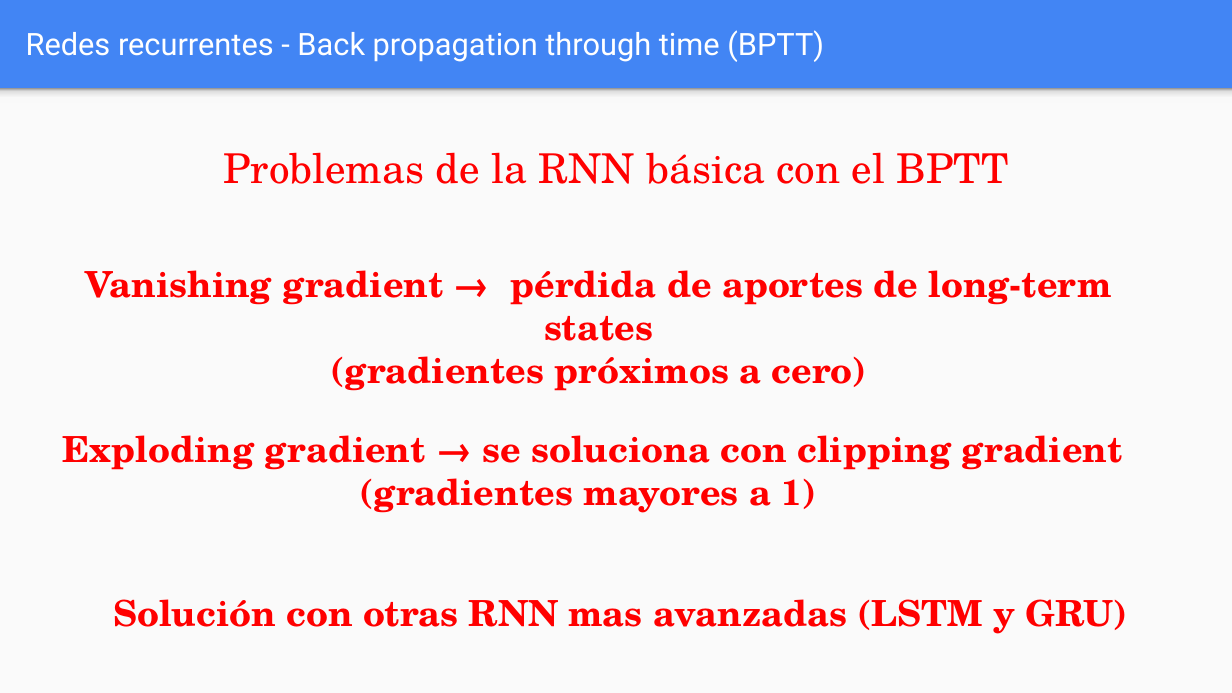
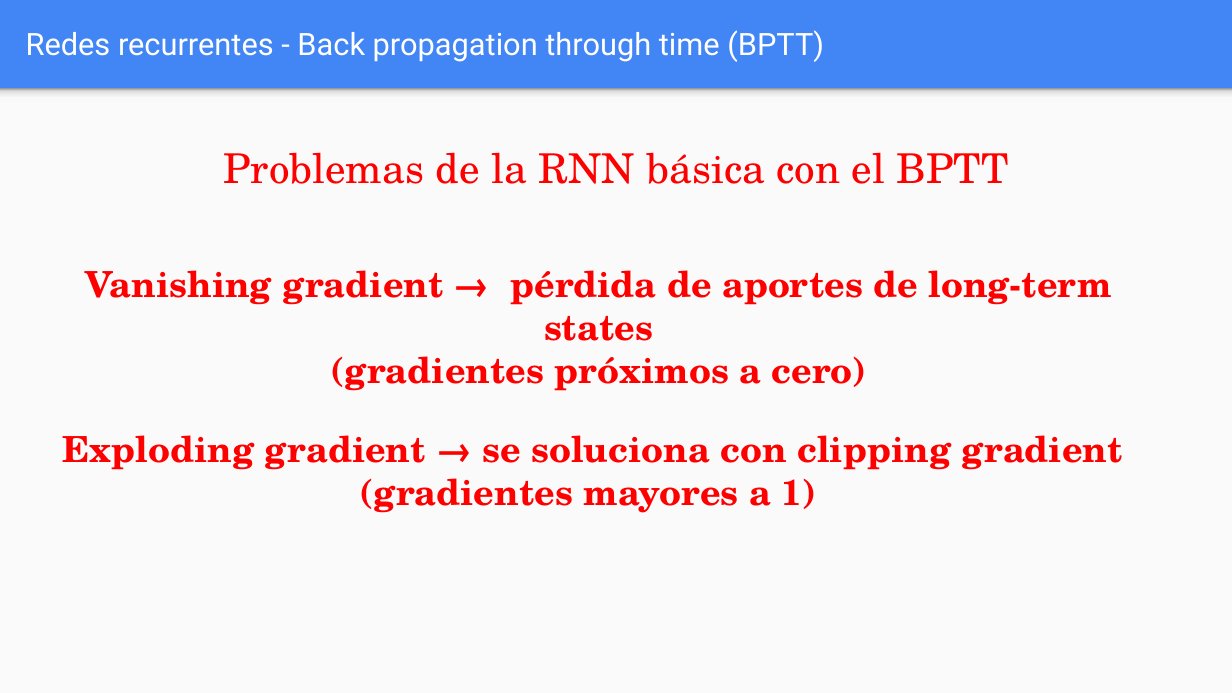
Before and after one commit to FIUBA-Posgrado-Inteligencia-Artificial/aprendizaje_profundo, a slide deck: slide 22 of clase_6/teoria/Clase_6.pptx. Drawn at 1232x693 pixels with LibreOffice and Linux fonts; fonts in the diff are those of the drawing. Boxes give left, top, right and bottom in pixels: in the first picture for what was removed or moved away, otherwise in the second. Text is boxed around its words. In the diff, an @@ line names an element or a change of style, - is before the commit and + after.

```diff
--- a/clase_6/teoria/Clase_6.pptx
+++ b/clase_6/teoria/Clase_6.pptx
@@ text removed at box(113, 599, 1127, 634) @@
-Solución con otras RNN mas avanzadas (LSTM y GRU)
```
Also in this commit, not shown: 4 other slides changed, 1 slide added, 1 slide removed, 6 other files.
